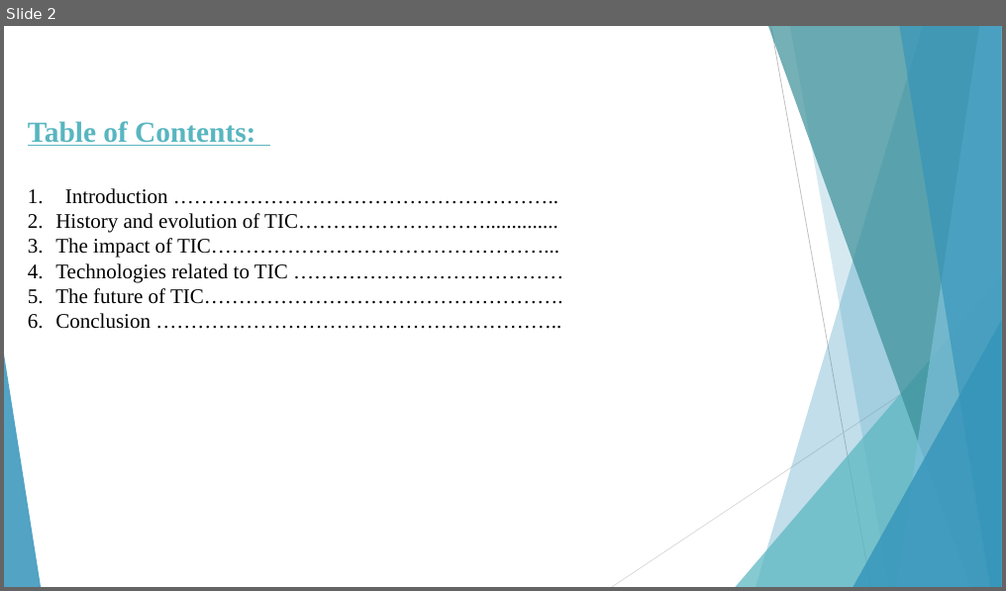
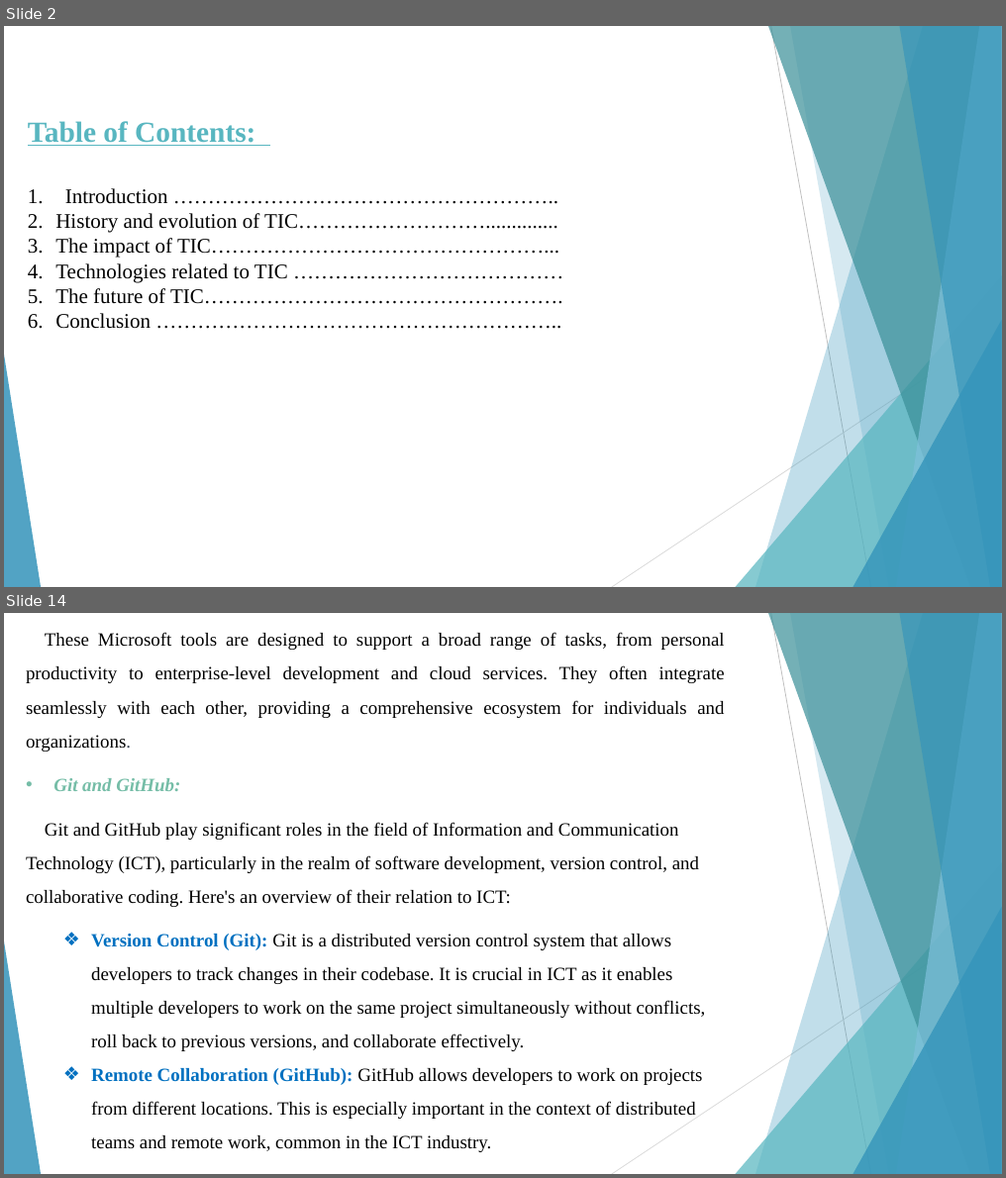
Before and after one commit to kamiri-lilia/projet-final, a slide deck: TIC_PP.pptx. Shown one above the other, each under a label of ours: slide 2 before the commit, slides 2 and 14 after it; the slides between them are not shown. The pictures are 1006x591 and 1006x1178 pixels, drawn with LibreOffice and Linux fonts; fonts in the diff are those of the drawing. Boxes give left, top, right and bottom in pixels: in the first picture for what was removed or moved away, otherwise in the second. Text is boxed around its words. In the diff, an @@ line names an element or a change of style, - is before the commit and + after.

```diff
--- a/TIC_PP.pptx
+++ b/TIC_PP.pptx
@@ slide 14 added at (4, 613, 1002, 1174), background #FFFFFF; not listed: 10 template elements that a slide beside it also shows @@
@@ text added at (26, 632, 725, 1153), 18 pt, text #000000 @@
+These Microsoft tools are designed to support a broad range of tasks, from personal productivity to enterprise-level development and cloud services. They often integrate seamlessly with each other, providing a comprehensive ecosystem for individuals and organizations.
+• Git and GitHub:
+Git and GitHub play significant roles in the field of Information and Communication Technology (ICT), particularly in the realm of software development, version control, and collaborative coding. Here's an overview of their relation to ICT:
+  ❖ Version Control (Git): Git is a distributed version control system that allows developers to track changes in their codebase. It is crucial in ICT as it enables multiple developers to work on the same project simultaneously without conflicts, roll back to previous versions, and collaborate effectively.
+  ❖ Remote Collaboration (GitHub): GitHub allows developers to work on projects from different locations. This is especially important in the context of distributed teams and remote work, common in the ICT industry.
```
Also in this commit, not shown: 9 slides changed, 7 other slides added.
